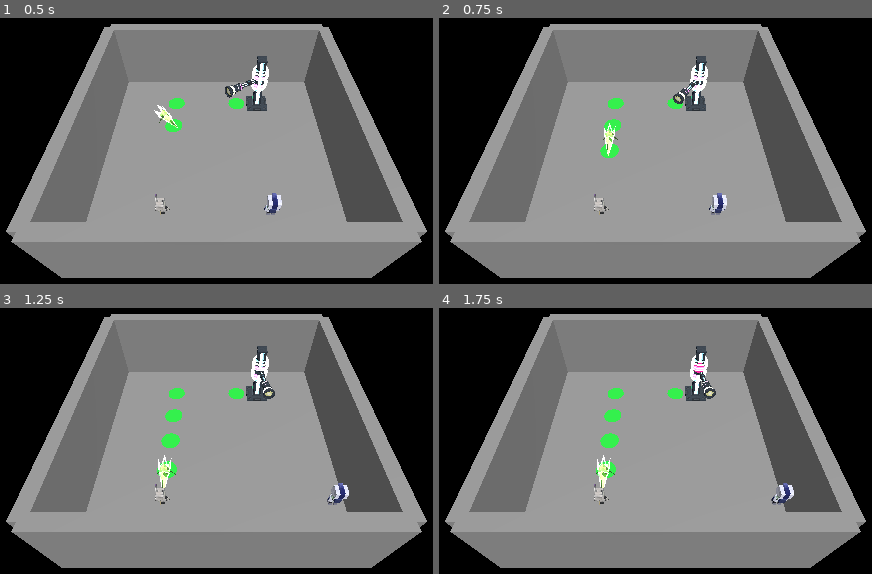
Above: before the commit, frames 1-4 (two rows, left to right).
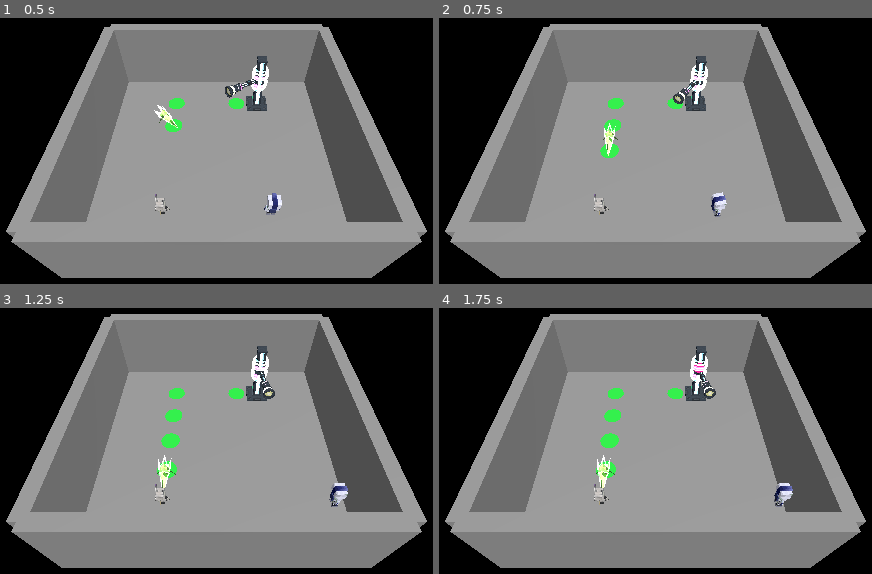
Above: after the commit, the same moments.

Repository: krl0sconk/Overcharge
Game: Godot game, scene res://scenes/maps/rooms/test_room.tscn
The game is run twice, just before and just after one commit, with the same random seed, the same clock (stepped at 60 frames per second) and the same inputs. This scene is started directly instead of the project's main scene.
Inputs (mouse positions are in pixels of both pictures, inside the frame that each line leads up to):
- Up to frame 1 (0.5 s): no input
- Up to frame 2 (0.75 s): tap Enter at 0.5 s; move the mouse to (833, 121) at 0.52 s; hold D (move_right) from 0.53 s (still down); hold Space (attack) from 0.53 s (still down); click (833, 121) at 0.67 s
- Up to frame 3 (1.25 s): keep holding D (move_right); keep holding Space (attack)
- Up to frame 4 (1.75 s): release D (move_right) at 1.25 s; release Space (attack) at 1.25 s; drag from (495, 456) to (616, 523) at 1.27 s

Frame 1 is identical in both runs. In frame 2, 0.2% of the frame differs, in the area x 62-67%, y 65-75%; in frame 3, 0.3%; in frame 4, 0.3%, in the area x 76-82%, y 65-75%.

Commit message:
gira a Nitzsch/Plato hacia la direccion en la que se mueven

Diff:
--- a/scripts/entities/players/nitzsch.gd
+++ b/scripts/entities/players/nitzsch.gd
@@ -8,17 +8,27 @@
 ## verdad (solo imprime), así que no se cablea a ningún botón todavía.
 
 @export var attack_window: float = 0.2
+@export var turn_speed: float = 10.0  ## rad/s
 
 @onready var dash_component: AbilityComponent = get_node_or_null("DashAbilityComponent")
 
-func _physics_process(_delta: float) -> void:
+func _physics_process(delta: float) -> void:
 	if input_component == null or movement_component == null:
 		return
 
 	movement_component.set_move_direction(input_component.move_dir)
+	_face_move_direction(delta)
 
 	if input_component.consume_attack() and hitbox_component != null:
 		hitbox_component.open_window(attack_window)
 
 	if input_component.consume_dash() and dash_component != null:
 		dash_component.try_execute()
+
+## Mismo criterio que TurnToTarget.gd: +PI porque el modelo mira +Z, no -Z.
+func _face_move_direction(delta: float) -> void:
+	var direction: Vector3 = input_component.move_dir
+	if direction == Vector3.ZERO:
+		return
+	var target_yaw: float = atan2(direction.x, direction.z) + PI
+	rotation.y = lerp_angle(rotation.y, target_yaw, turn_speed * delta)
--- a/scripts/entities/players/plato.gd
+++ b/scripts/entities/players/plato.gd
@@ -6,12 +6,22 @@
 ## la escena, así que no hay dash ni combo que enlazar acá.
 
 @export var attack_window: float = 0.2
+@export var turn_speed: float = 10.0  ## rad/s
 
-func _physics_process(_delta: float) -> void:
+func _physics_process(delta: float) -> void:
 	if input_component == null or movement_component == null:
 		return
 
 	movement_component.set_move_direction(input_component.move_dir)
+	_face_move_direction(delta)
 
 	if input_component.consume_attack() and hitbox_component != null:
 		hitbox_component.open_window(attack_window)
+
+## Mismo criterio que TurnToTarget.gd: +PI porque el modelo mira +Z, no -Z.
+func _face_move_direction(delta: float) -> void:
+	var direction: Vector3 = input_component.move_dir
+	if direction == Vector3.ZERO:
+		return
+	var target_yaw: float = atan2(direction.x, direction.z) + PI
+	rotation.y = lerp_angle(rotation.y, target_yaw, turn_speed * delta)
